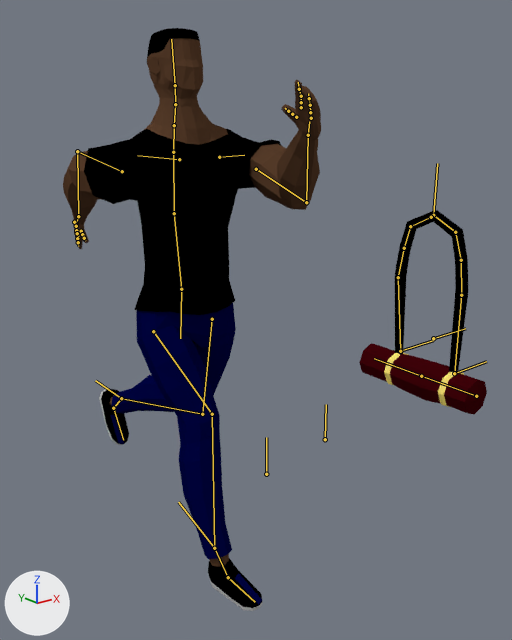
Renders of the Blender file Documentacao/Personagens/Pedro Cardoso/marombado.blend from each side of a commit.
The view is the same before and after, from a camera (50 mm lens) standing at (-1.19, -1.78, 1.47) and looking at (0.32, 0.11, 0.71). Every picture has the same lights, and +X, +Y and +Z are marked at lower left. Both versions are drawn at frame 4 of the action 'PoseLib'; the numbers are the values there. The bones that bend it are drawn over the model as lines.

Objects in the first picture: 'Bolsa', 'Corpo'.
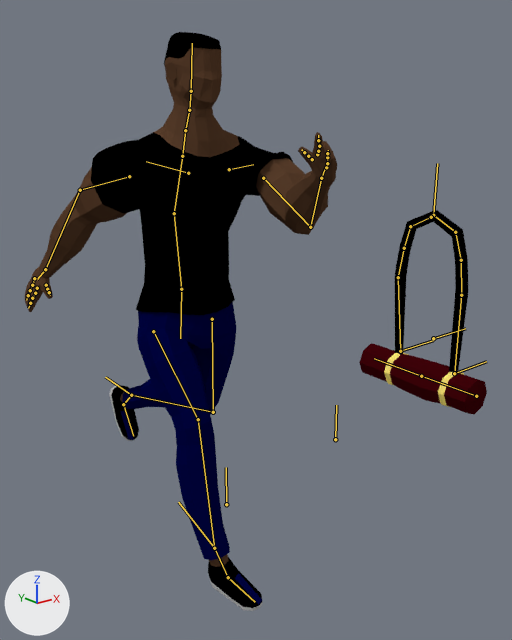
Where the change shows, as pixel boxes [x1, y1, x2, y2] in the pictures (512 x 640 px):
'Corpo', posed (21% wider): before [63, 28, 321, 611]; after [25, 32, 337, 611]
bone 'chest', root to tip: before (174, 213) to (173, 152); after (174, 213) to (182, 156)
bone 'Traps', root to tip: before (173, 152) to (174, 125); after (182, 156) to (185, 130)
bone 'Arm.001.R', root to tip: before (122, 171) to (77, 151); after (129, 176) to (80, 190)
bone 'Forearm.R', root to tip: before (77, 151) to (78, 216); after (80, 190) to (45, 269)
bone 'LegPole.L', root to tip: before (325, 439) to (326, 404); after (335, 439) to (336, 405)
bone 'LegPole.R', root to tip: before (266, 474) to (266, 437); after (226, 504) to (226, 467)
bone 'IKLeg.L', root to tip: before (121, 398) to (95, 380); after (131, 395) to (105, 377)

What the commit changed:
Bone 'chest' (bone_chest) turns from (7, 1, 0) to (22, 1, 1) degrees about its own x, y and z.
Bone 'Traps' (bone_traps) turns from (0, 0, 0) to (-5, 0, 0) degrees about its own x, y and z.
Bone 'Arm.001.R' (bone_arm_001_r) turns from (61, -3, -60) to (32, -13, -42) degrees about its own x, y and z.
Bone 'Forearm.R' (bone_forearm_r) turns from (-39, 7, 0) to (-20, 10, 20) degrees about its own x, y and z.
Bone 'LegPole.L' (bone_legpole_l) moves from (0.068, -0.021, 0.005) to (0.113, -0.034, 0.005).
Bone 'LegPole.R' (bone_legpole_r) moves from (0.074, -0.056, 0.005) to (-0.066, -0.101, 0.005).
Bone 'IKLeg.L' (bone_ikleg_l) moves from (-0.176, 0.468, 0.256) to (-0.132, 0.468, 0.259).
